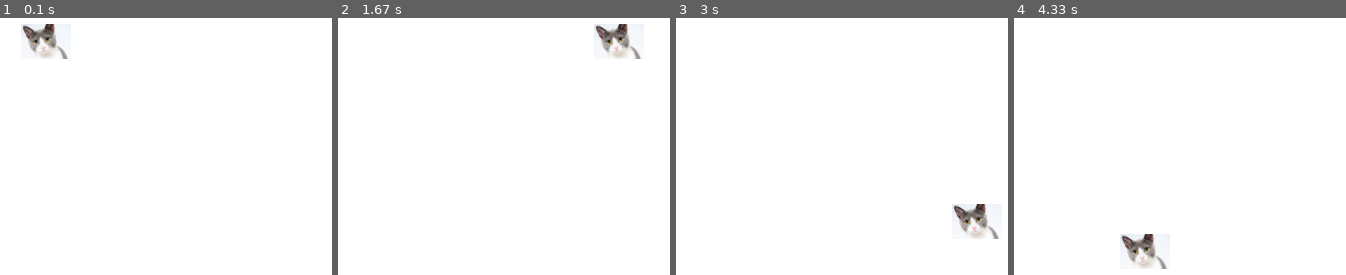
Above: before the commit, frames 1-4 (left to right).
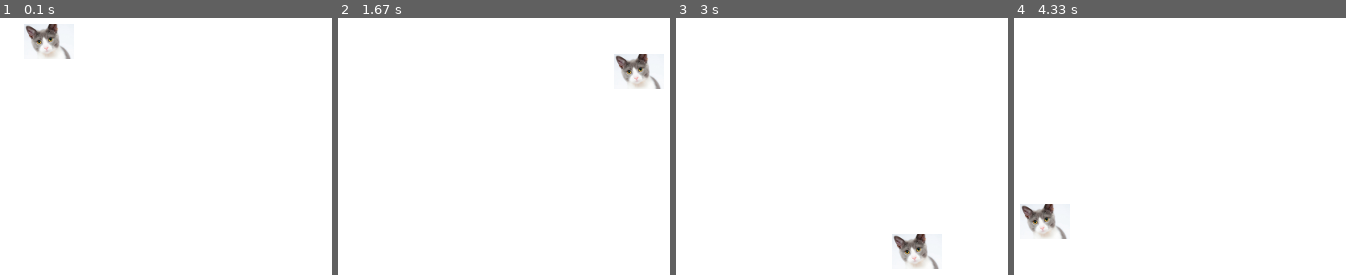
Above: after the commit, the same moments.

Repository: ydh2500/Minimizing_Area_RL
Game: pygame game, started from Learning_pygame/catanimation.py
Same seed, same stepped clock (60 frames per second), same inputs: the game is played once before the commit and once after it.
Inputs:
- Up to frame 1 (0.1 s): no input
- Up to frame 2 (1.67 s): no input
- Up to frame 3 (3 s): no input
- Up to frame 4 (4.33 s): no input

The runs differ from the first frame. In frame 1, 0.8% of the frame differs, in the area x 6-22%, y 2-16%; in frame 2, 1.9%; in frame 3, 1.9%, in the area x 65-98%, y 72-98%; in frame 4, 1.9%.

Commit message:
Catanimation을 만들어 보았음.

Diff:
--- a/Learning_pygame/catanimation.py
+++ b/Learning_pygame/catanimation.py
@@ -10,8 +10,8 @@
 
 pygame.init()
 
-FPS = 30 # 초당 프레임의 수
-fpsClock = pygame.time.Clock()
+FPS = 60 # 초당 프레임의 수 # 초당 프레임의 수를 설정
+fpsClock = pygame.time.Clock() # 여기서 시계함수를 선언을 하고 마지막에 가서 fpsClock.tick(FPS)을 추가하여 시간격을 줌.
 
 #윈도우 설정하기
 DISPLAYSURF = pygame.display.set_mode((400,300), 0 ,32)
@@ -27,22 +27,22 @@
     DISPLAYSURF.fill(WHITE)
 
     if direction == 'right':
-        catx += 5
+        catx += 3
         if catx == 280:
             direction = 'down'
 
     elif direction == 'down':
-        caty += 5
+        caty += 3
         if caty == 220:
             direction = 'left'
 
     elif direction == 'left':
-        catx -= 5
+        catx -= 3
         if catx == 10:
             direction = 'up'
 
     elif direction == 'up':
-        caty -= 5
+        caty -= 3
         if caty == 10:
             direction = 'right'
 
